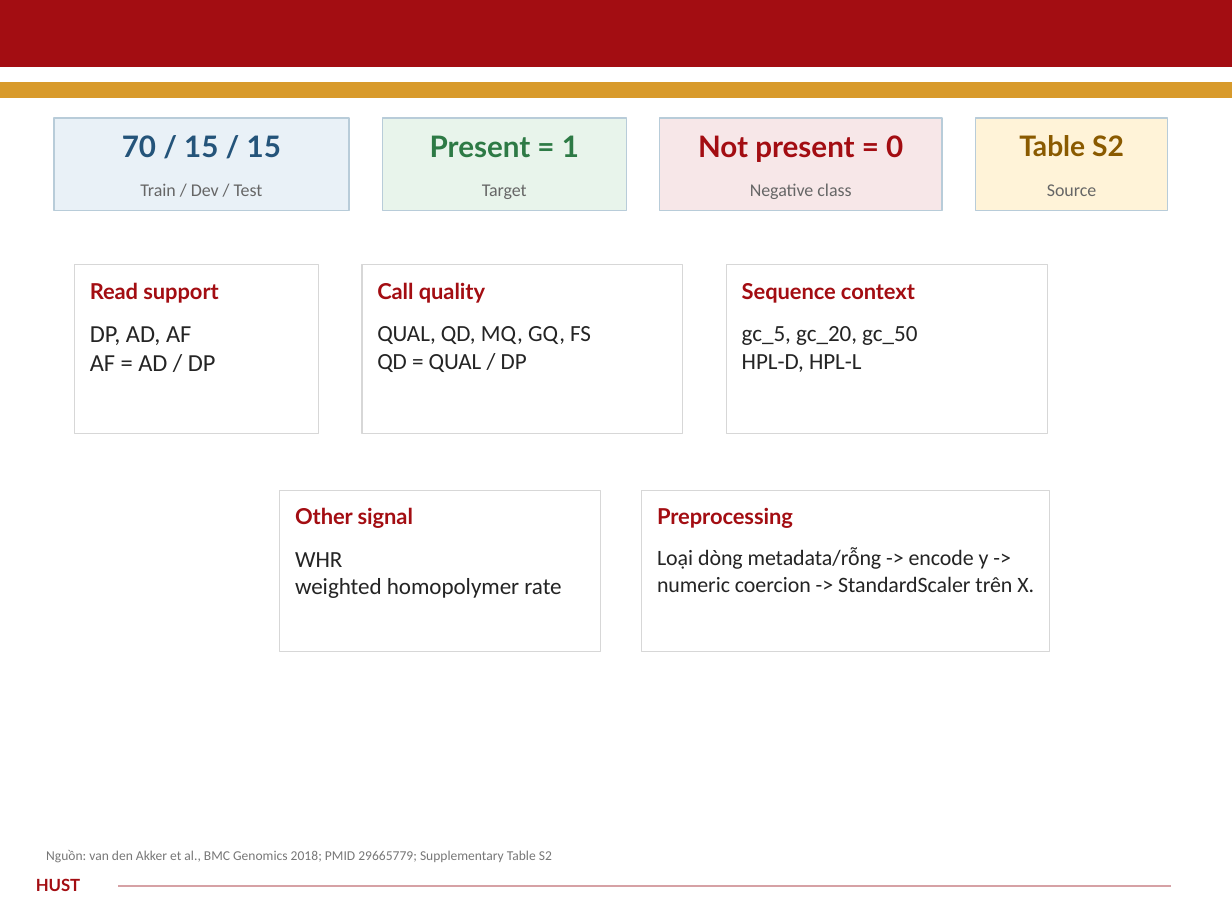
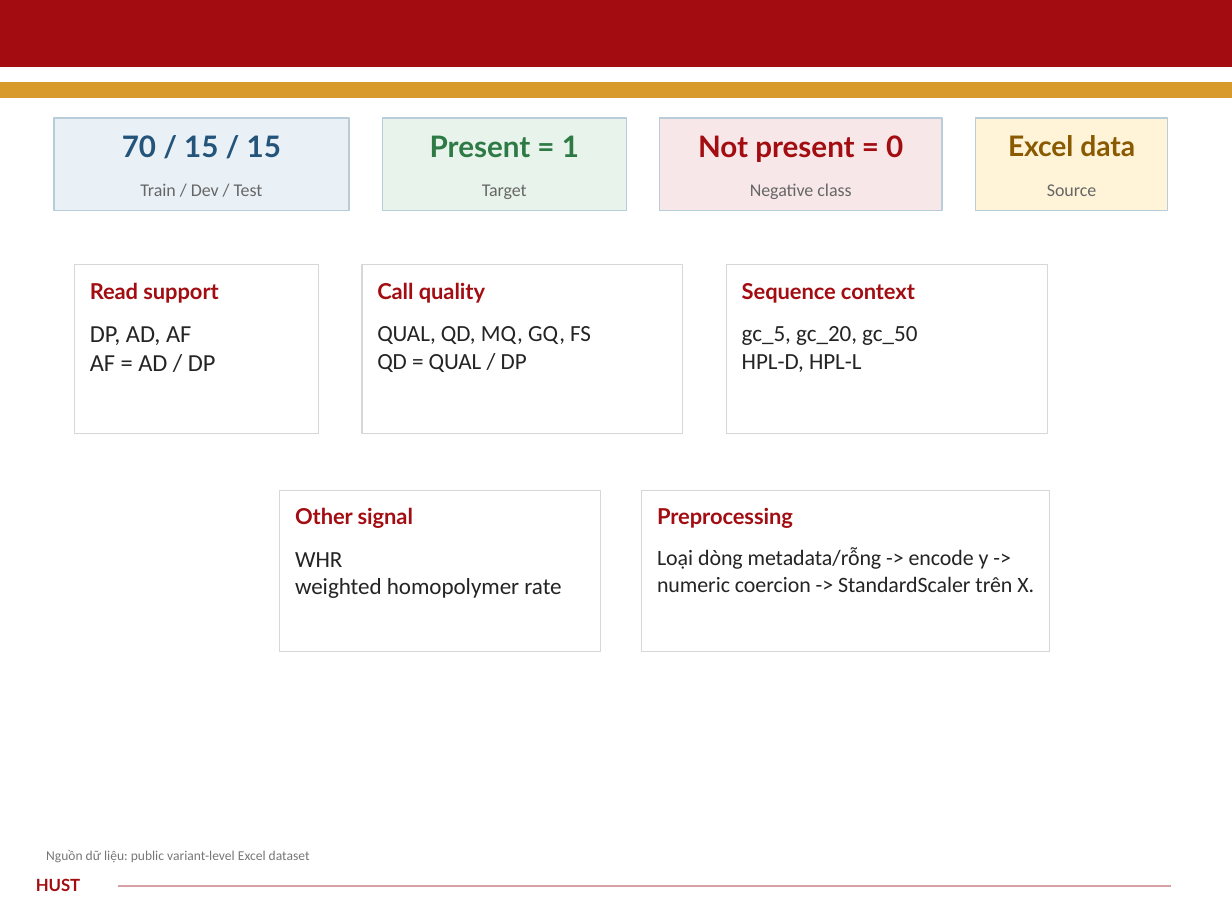
Before and after one commit to BlackHoleHiHi/capture-ngs-variant-confidence-logreg, a slide deck: slide 3 of reports/variant-confidence-hust-report.pptx. Drawn at 1232x924 pixels with LibreOffice and Linux fonts; fonts in the diff are those of the drawing. Boxes give left, top, right and bottom in pixels: in the first picture for what was removed or moved away, otherwise in the second. Text is boxed around its words. In the diff, an @@ line names an element or a change of style, - is before the commit and + after.

Commit message:
Reframe project as personal variant confidence classifier

```diff
--- a/reports/variant-confidence-hust-report.pptx
+++ b/reports/variant-confidence-hust-report.pptx
@@ text at <box>1008,135,1135,157</box>: text changed @@
-Table S2
+Excel data
@@ text at <box>46,850,310,862</box>: text changed @@
-Nguồn: van den Akker et al., BMC Genomics 2018; PMID 29665779; Supplementary Table S2
+Nguồn dữ liệu: public variant-level Excel dataset
```
Also in this commit, not shown: 5 other slides changed, 5 other files.
